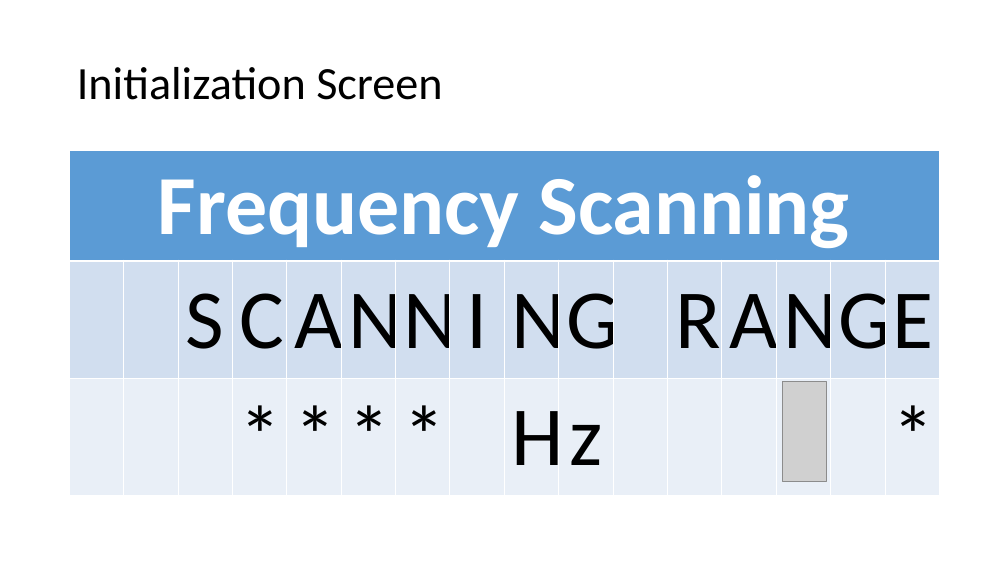
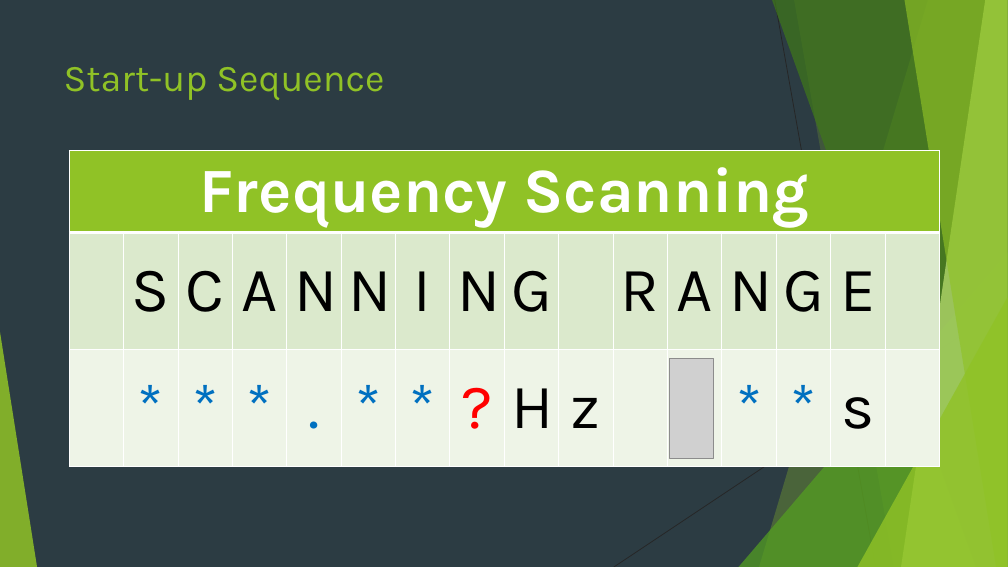
Before and after one commit to HYDROXY-RESEARCH-GROUP/H20-DECOMPOSITION, a slide deck: slide 12 of Display Output/Display Output.pptx (slide 3 before the commit). Drawn at 1008x567 pixels with LibreOffice and Linux fonts; fonts in the diff are those of the drawing; grey boxes stand for pictures. Boxes give left, top, right and bottom in pixels: in the first picture for what was removed or moved away, otherwise in the second. Text is boxed around its words. In the diff, an @@ line names an element or a change of style, - is before the commit and + after.

```diff
--- a/Display Output/Display Output.pptx
+++ b/Display Output/Display Output.pptx
@@ background #FFFFFF to #2C3C43 @@
@@ title "Start-up Sequence" at box(64, 67, 384, 100): vertical alignment middle to top @@
@@ title at box(64, 67, 384, 100): text changed; size 44 to 36 pt; font Calibri to Karla; text colour #000000 to #90C226 @@
-Initialization Screen
+Start-up Sequence
@@ table at box(70, 151, 941, 469) @@
-row 2:  |  | S | C | A | N | N | I | N | G |  | R | A | N | G | E
+row 2:  | S | C | A | N | N | I | N | G |  | R | A | N | G | E | 
-row 3:  |  |  | * | * | * | * |  | H | z |  |  |  |  |  | *
+row 3:  | * | * | * | . | * | * | ? | H | z |  |  | * | * | s | 
@@ fill #5B9BD5 to #90C226 in row 1, column 1 @@
@@ fill #D2DEEF to #DBE9CD in row 2 @@
@@ fill #EAEFF7 to #EEF4E8 in row 3 @@
@@ size 80 to 60 pt, font Calibri to Karla in "Frequency Scanning", "N", "*", "*" and 3 more places @@
@@ text colour #000000 to #0070C0 in "*", "*", "*" @@
@@ group added at box(0, 0, 1008, 567): 5 freeform shapes, 3 triangles, 2 lines @@
@@ picture: place and size @@
-picture at box(783, 382, 827, 482)
+picture at box(670, 358, 714, 458)
```
Also in this commit, not shown: 4 other slides changed, 22 slides added, 2 slides removed, 34 other files.
